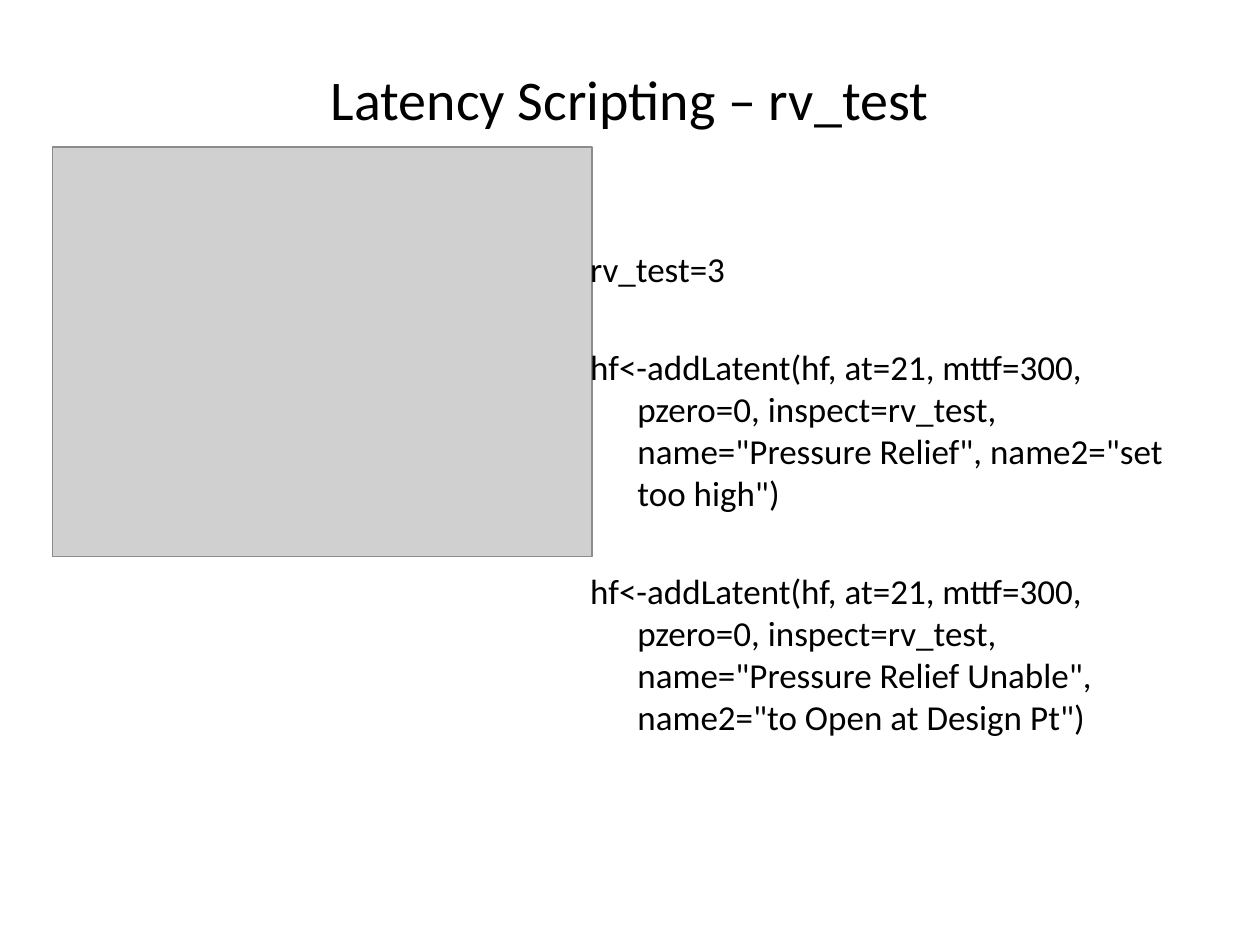
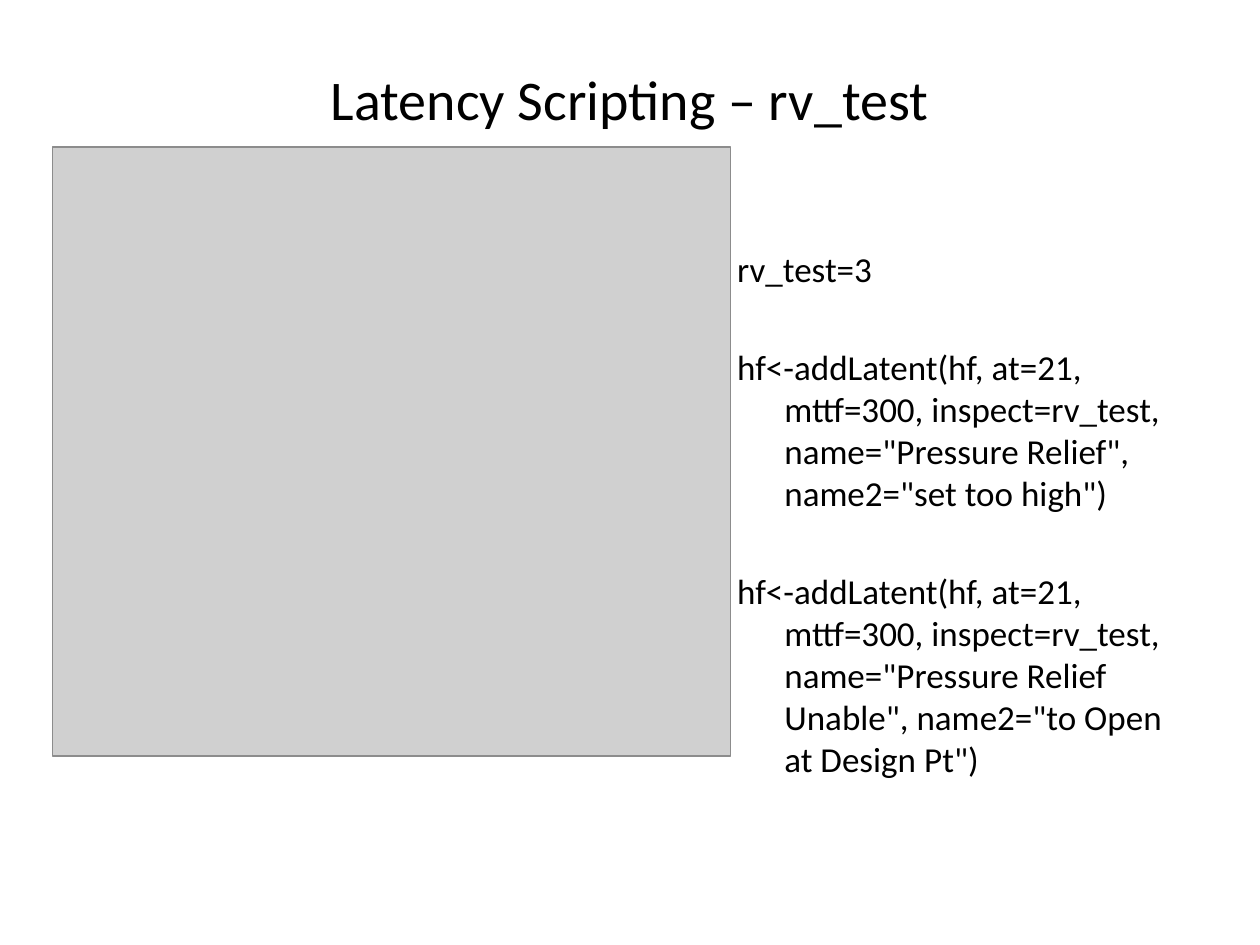
Before and after one commit to openrelia/ModelingAlternativeInspections, a slide deck: slide 12 of ModelingAlternativeInspections.pptx. Drawn at 1260x945 pixels with LibreOffice and Linux fonts; fonts in the diff are those of the drawing; grey boxes stand for pictures. Boxes give left, top, right and bottom in pixels: in the first picture for what was removed or moved away, otherwise in the second. Text is boxed around its words. In the diff, an @@ line names an element or a change of style, - is before the commit and + after.

```diff
--- a/ModelingAlternativeInspections.pptx
+++ b/ModelingAlternativeInspections.pptx
@@ picture: place and size @@
-picture at box(53, 147, 592, 557)
+picture at box(53, 147, 731, 756)
@@ text "rv_test=3": place and size @@
-text "rv_test=3" at box(590, 253, 1162, 736)
+text "rv_test=3" at box(737, 259, 1161, 778)
@@ text at box(737, 354, 1161, 778): text changed @@
-hf<-addLatent(hf, at=21, mttf=300, pzero=0, inspect=rv_test, name="Pressure Relief", name2="set too high")
-hf<-addLatent(hf, at=21, mttf=300, pzero=0, inspect=rv_test, name="Pressure Relief Unable", name2="to Open at Design Pt")
+hf<-addLatent(hf, at=21, mttf=300, inspect=rv_test, name="Pressure Relief", name2="set too high")
+hf<-addLatent(hf, at=21, mttf=300, inspect=rv_test, name="Pressure Relief Unable", name2="to Open at Design Pt")
```
Also in this commit, not shown: 11 other slides changed, 1 slide added, 1 other file.
